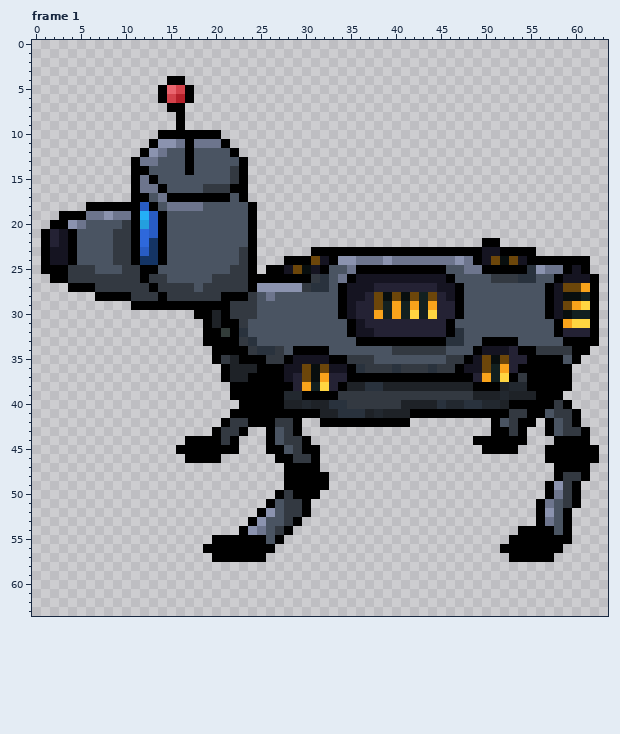
A pixel-art file gets an edit: Assets/WIP Sprites/Dog Sprite Sheet.aseprite. Above, as it was before the edit.
64x64 pixels, 12 frames. Colours within 5 levels of each other are drawn and written as one. Shown: frame 1. The commit also changed other frames, which this record leaves out.
The same view after the edit:
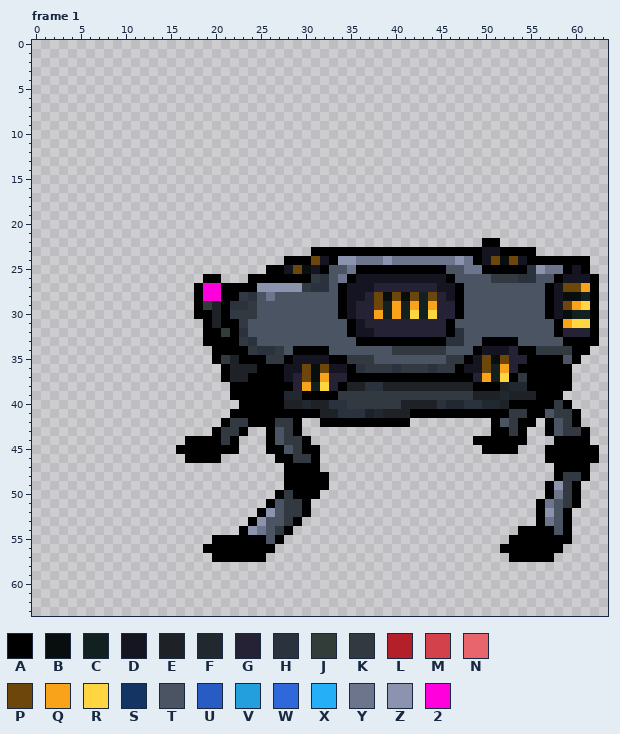
Palette (. is transparent): A #000000  B #080e0e  C #122020  D #151421  E #1e2227  F #22282f  G #242234  H #29323d  J #323c39  K #333941  L #b4202a  M #d3414a  N #e9656e  P #6c460a  Q #f9a31b  R #ffd541  S #143464  T #4a5462  U #285cc4  V #249fde  W #2e68db  X #24aff7  Y #6d758d  Z #8b93af  2 #ff00dd
Commit: Removed dog head from base sprite Signed-off-by: michael <michael.chidiac2@gmail.com>
The edit:
--- frame 1, layer "left/left_final"
@@ x 0..26 @@
  3 ...........................
- 4 ...............AA..........
- 5 ..............ANMA.........
- 6 ..............AMLA.........
- 7 ...............AA..........
- 8 ................A..........
- 9 ................A..........
-10 ..............AAAAAAA......
-11 .............AZZYAYYYA.....
-12 ............AZYTTATTTTA....
-13 ...........AYYTTTATTTTTA...
-14 ...........AATTTTATTTTKA...
-15 ...........AYATTTTTTTTKA...
-16 ...........AYYATTTTKKKAA...
-17 ...........AATYAAAAAAATA...
-18 ......AAAAAAUATYYYYTTTTTA..
-19 ...AAAYYZYYAXUATTTTTTTTTA..
-20 ..AAZYTTTTKAVUATTTTTTTTTA..
-21 .AGDATTTTKKAWUATTTTTTTTTA..
-22 .AGDATTTTKKAWSATTTTTTTTTA..
-23 .ADDATTTTKKAUSATTTTTTTTKA..
-24 .ADDATTTTKKASSATTTTTTTTKA..
-25 .AAAKKKTTTKKAATTTTTTTTKKA.A
-26 ..AAKKKKKKKKAKKTTTTTKKKKAAA
-27 ....AAAKKKKKKAKKKKTKKKKKAZZ
-28 .......AAAAKKKAKKKKKKAAAKTY
-29 ...........AAAAAAAAAAAKKKTT
+ 4 ...........................
+ 5 ...........................
+ 6 ...........................
+ 7 ...........................
+ 8 ...........................
+ 9 ...........................
+10 ...........................
+11 ...........................
+12 ...........................
+13 ...........................
+14 ...........................
+15 ...........................
+16 ...........................
+17 ...........................
+18 ...........................
+19 ...........................
+20 ...........................
+21 ...........................
+22 ...........................
+23 ...........................
+24 ...........................
+25 ..........................A
+26 ...................AA...AAA
+27 ..................A22AAAAZZ
+28 ..................A22AAKHTY
+29 ..................AJEAHHKTT
 30 ..................AAEAKKKTT
